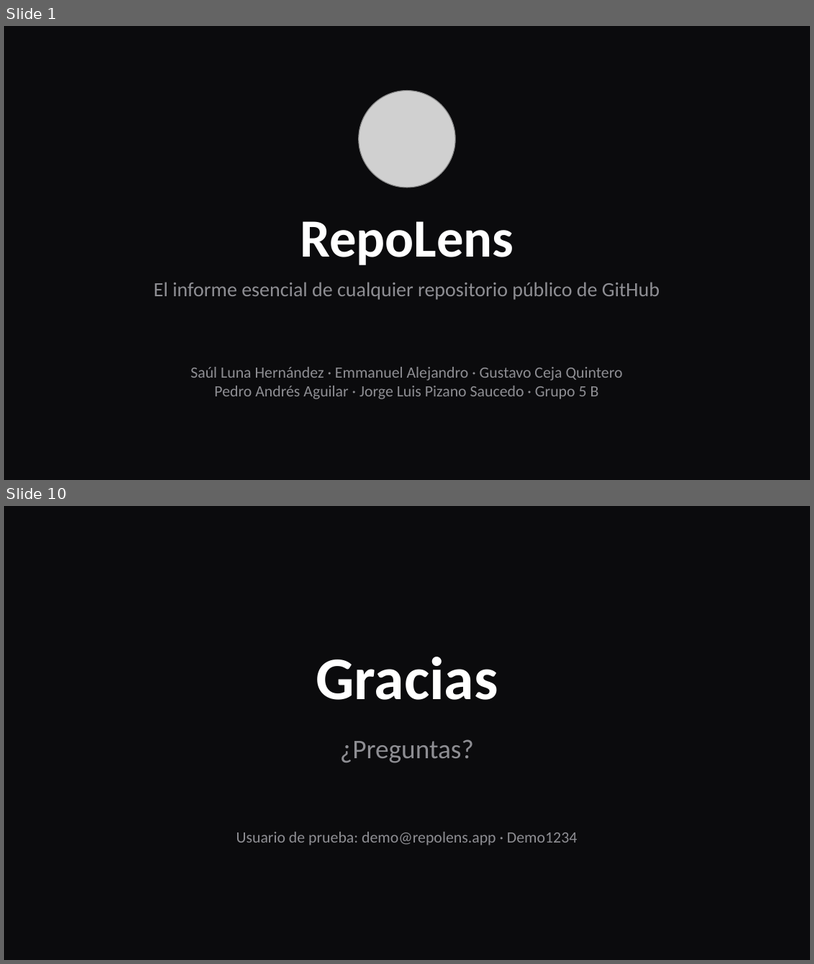
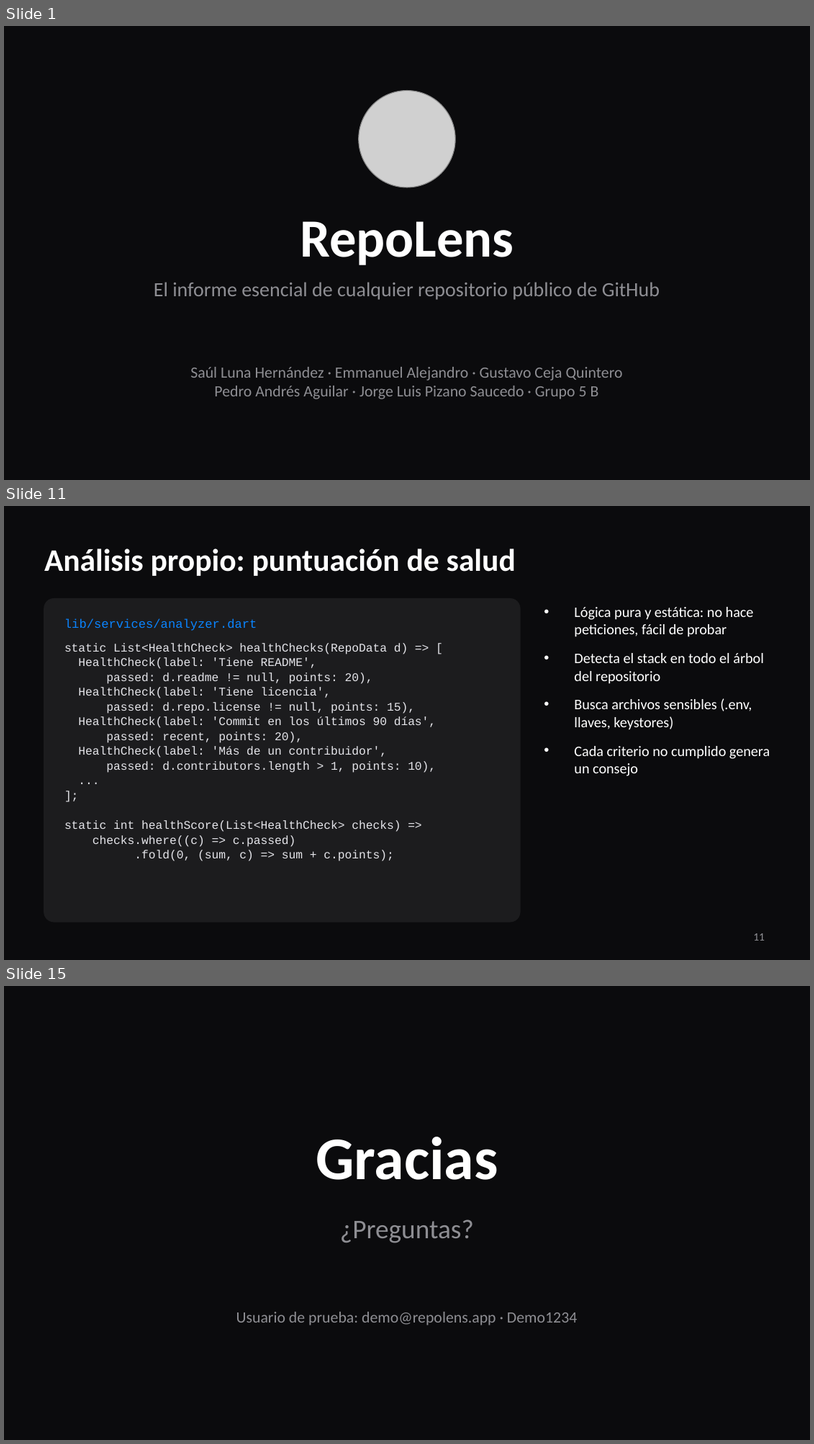
Before and after one commit to sluna5-coder/RepoLens, a slide deck: Entrega/Presentacion/RepoLens.pptx. Shown one above the other, each under a label of ours: slides 1 and 10 before the commit, slides 1, 11 and 15 after it; the slides between them are not shown. The pictures are 814x964 and 814x1444 pixels, drawn with LibreOffice and Linux fonts; fonts in the diff are those of the drawing; grey boxes stand for pictures. Boxes give left, top, right and bottom in pixels: in the first picture for what was removed or moved away, otherwise in the second. Text is boxed around its words. In the diff, an @@ line names an element or a change of style, - is before the commit and + after.

```diff
--- a/Entrega/Presentacion/RepoLens.pptx
+++ b/Entrega/Presentacion/RepoLens.pptx
@@ slide 11 added at <box>4,506,810,960</box>, background #0B0B0D @@
@@ title added at <box>44,548,516,576</box>, 28 pt, text #FFFFFF, bold @@
+Análisis propio: puntuación de salud
@@ rounded rectangle added at <box>44,599,520,921</box>, fill #1C1C1E, outline #1C1C1E 1 pt @@
@@ text added at <box>574,607,770,776</box>, 13 pt, text #FFFFFF @@
+• Lógica pura y estática: no hace peticiones, fácil de probar
+• Detecta el stack en todo el árbol del repositorio
+• Busca archivos sensibles (.env, llaves, keystores)
+• Cada criterio no cumplido genera un consejo
@@ text added at <box>64,618,257,631</box>, 11 pt, text #0A84FF @@
+lib/services/analyzer.dart
@@ text added at <box>64,643,436,861</box>, 10.5 pt, text #E5E5EA @@
+static List<HealthCheck> healthChecks(RepoData d) => [
+HealthCheck(label: 'Tiene README',
+passed: d.readme != null, points: 20),
+HealthCheck(label: 'Tiene licencia',
+passed: d.repo.license != null, points: 15),
+HealthCheck(label: 'Commit en los últimos 90 días',
+passed: recent, points: 20),
+HealthCheck(label: 'Más de un contribuidor',
+passed: d.contributors.length > 1, points: 10),
+...
+];
+static int healthScore(List<HealthCheck> checks) =>
+checks.where((c) => c.passed)
+.fold(0, (sum, c) => sum + c.points);
@@ page number added at <box>754,933,765,940</box>, 10 pt, text #8E8E93 @@
+11
@@ what was slide 10 is now slide 15 @@
```
Also in this commit, not shown: 8 slides changed, 4 other slides added.
